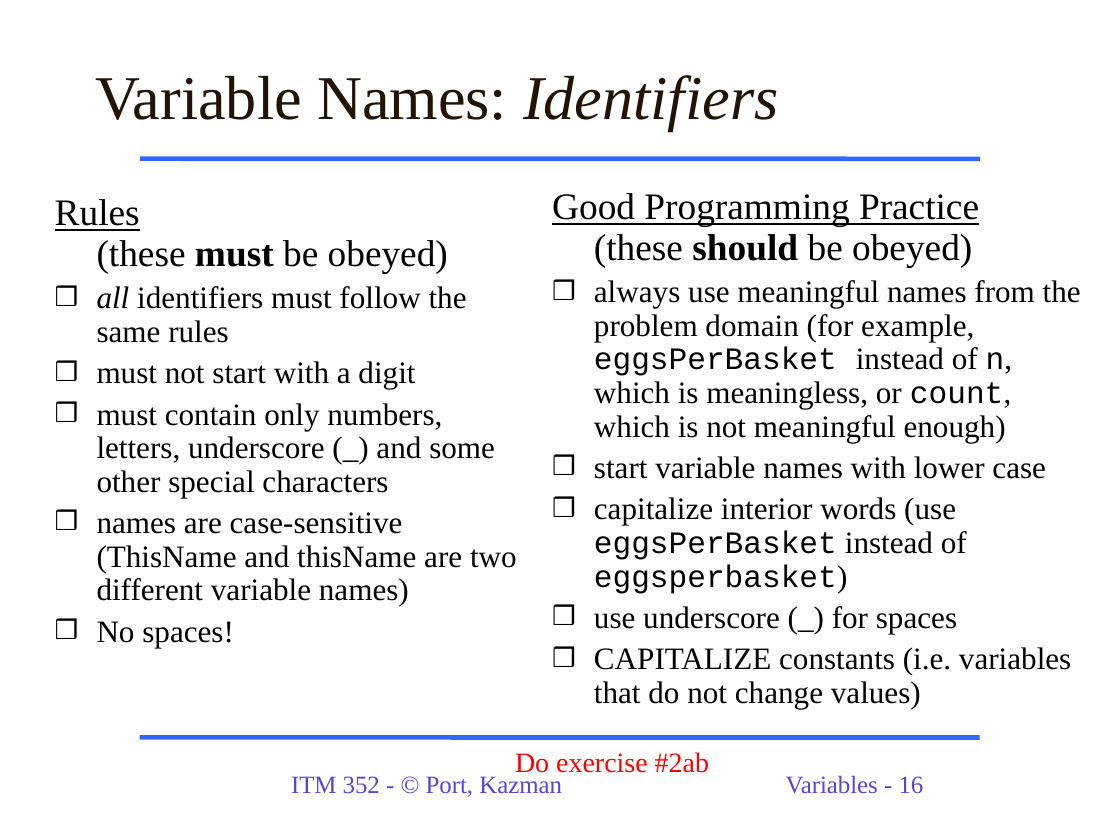
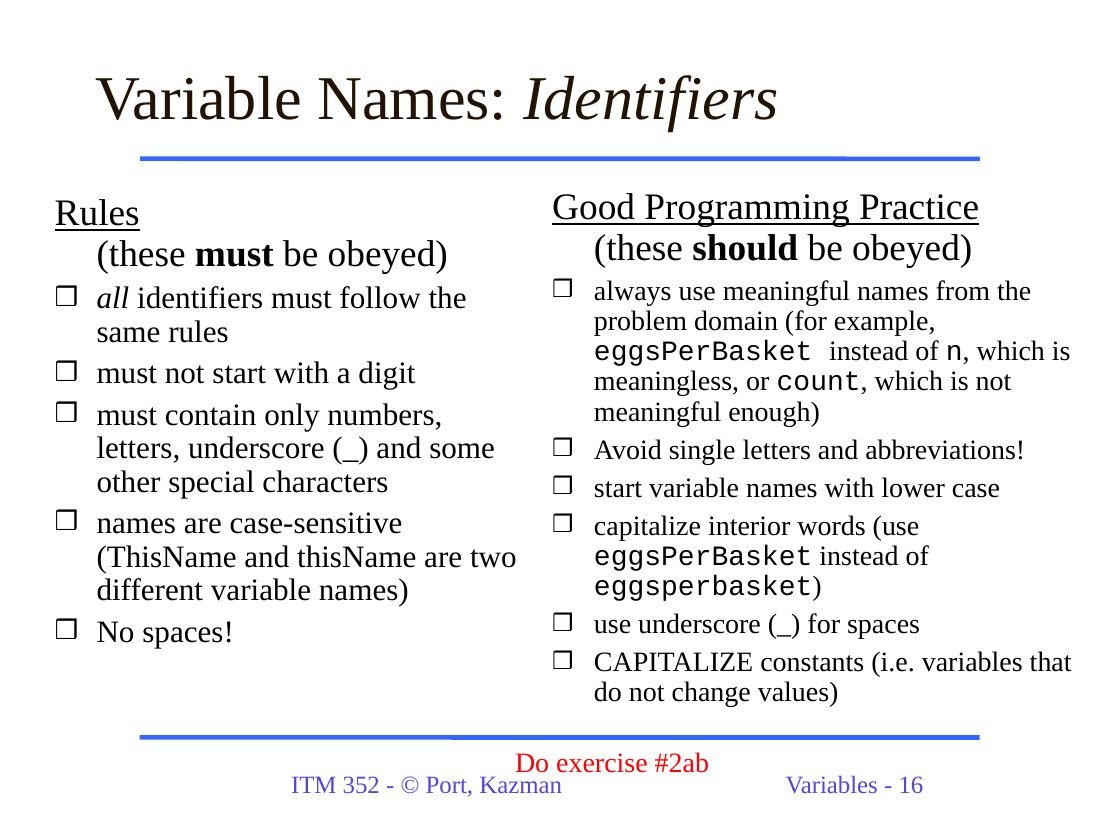
Before and after one commit to dport96/ITM352, a slide deck: slide 16 of morea/050.variables_data_types/ITM352_data_types_variables.ppt. Drawn at 1120x840 pixels with LibreOffice and Linux fonts; fonts in the diff are those of the drawing. Boxes give left, top, right and bottom in pixels: in the first picture for what was removed or moved away, otherwise in the second. Text is boxed around its words. In the diff, an @@ line names an element or a change of style, - is before the commit and + after.

```diff
--- a/morea/050.variables_data_types/ITM352_data_types_variables.ppt
+++ b/morea/050.variables_data_types/ITM352_data_types_variables.ppt
@@ text at bbox=[594, 280, 1072, 707]: size 20 to 18 pt in "always use meaningful names from the problem ...", "start variable names with lower case", "capitalize interior words (use eggsPerBasket instead of ...", "use underscore (_) for spaces" and 1 more places @@
@@ text at bbox=[594, 439, 1025, 464]: paragraph added @@
+❒ Avoid single letters and abbreviations!
```
Also in this commit, not shown: 1 other file.
